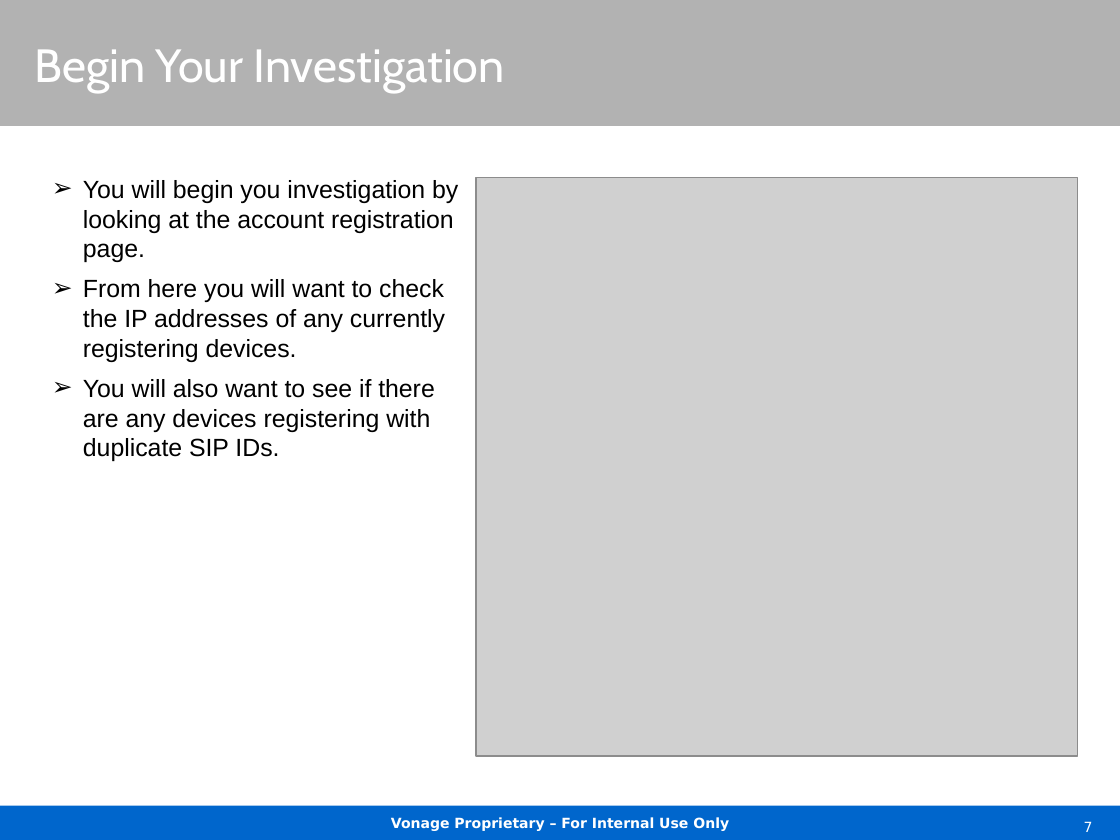
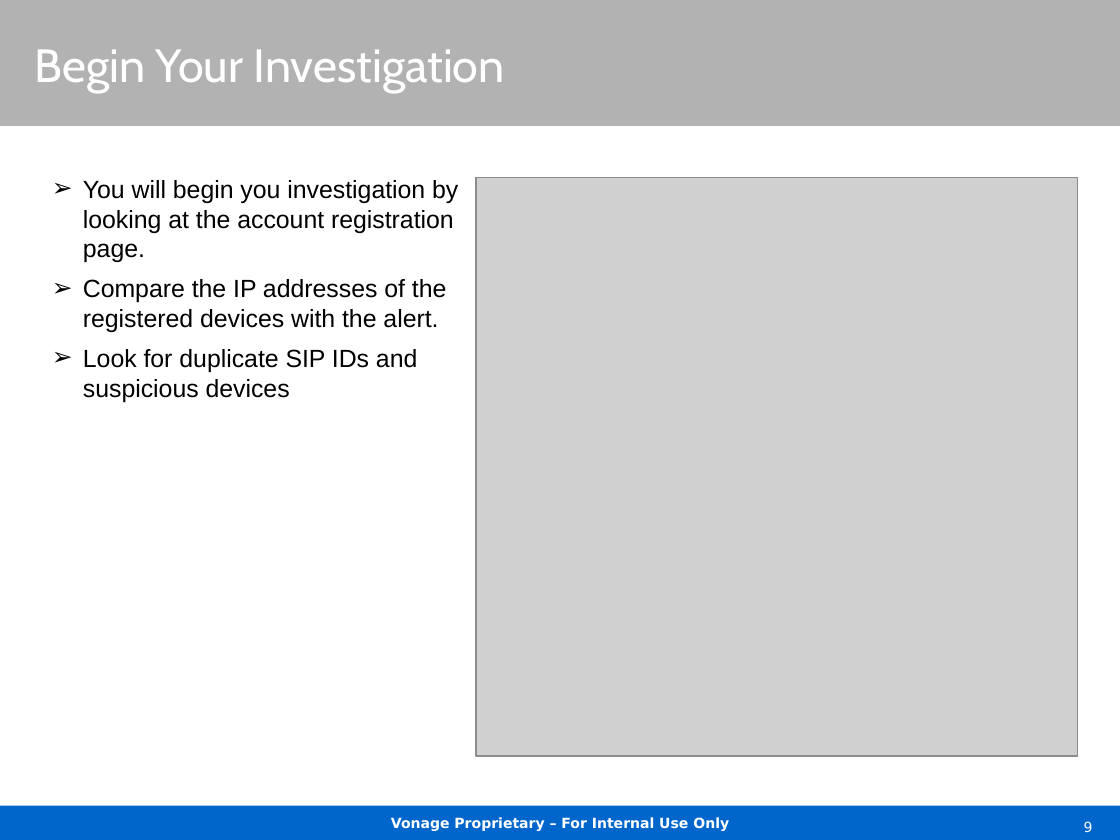
Before and after one commit to tbmillikin/Fraud-Procedures, a slide deck: slide 9 of On-CallFraudProcedures.pptx (slide 7 before the commit). Drawn at 1120x840 pixels with LibreOffice and Linux fonts; fonts in the diff are those of the drawing; grey boxes stand for pictures; background and template pictures are left out. Boxes give left, top, right and bottom in pixels: in the first picture for what was removed or moved away, otherwise in the second. Text is boxed around its words. In the diff, an @@ line names an element or a change of style, - is before the commit and + after.

```diff
--- a/On-CallFraudProcedures.pptx
+++ b/On-CallFraudProcedures.pptx
@@ text at bbox=[83, 279, 447, 402]: text changed @@
-➢ From here you will want to check the IP addresses of any currently registering devices.
-➢ You will also want to see if there are any devices registering with duplicate SIP IDs.
+➢ Compare the IP addresses of the registered devices with the alert.
+➢ Look for duplicate SIP IDs and suspicious devices
@@ page number at bbox=[1084, 821, 1093, 833]: text changed @@
-7
+9
```
Also in this commit, not shown: 2 other slides changed, 2 slides added.
